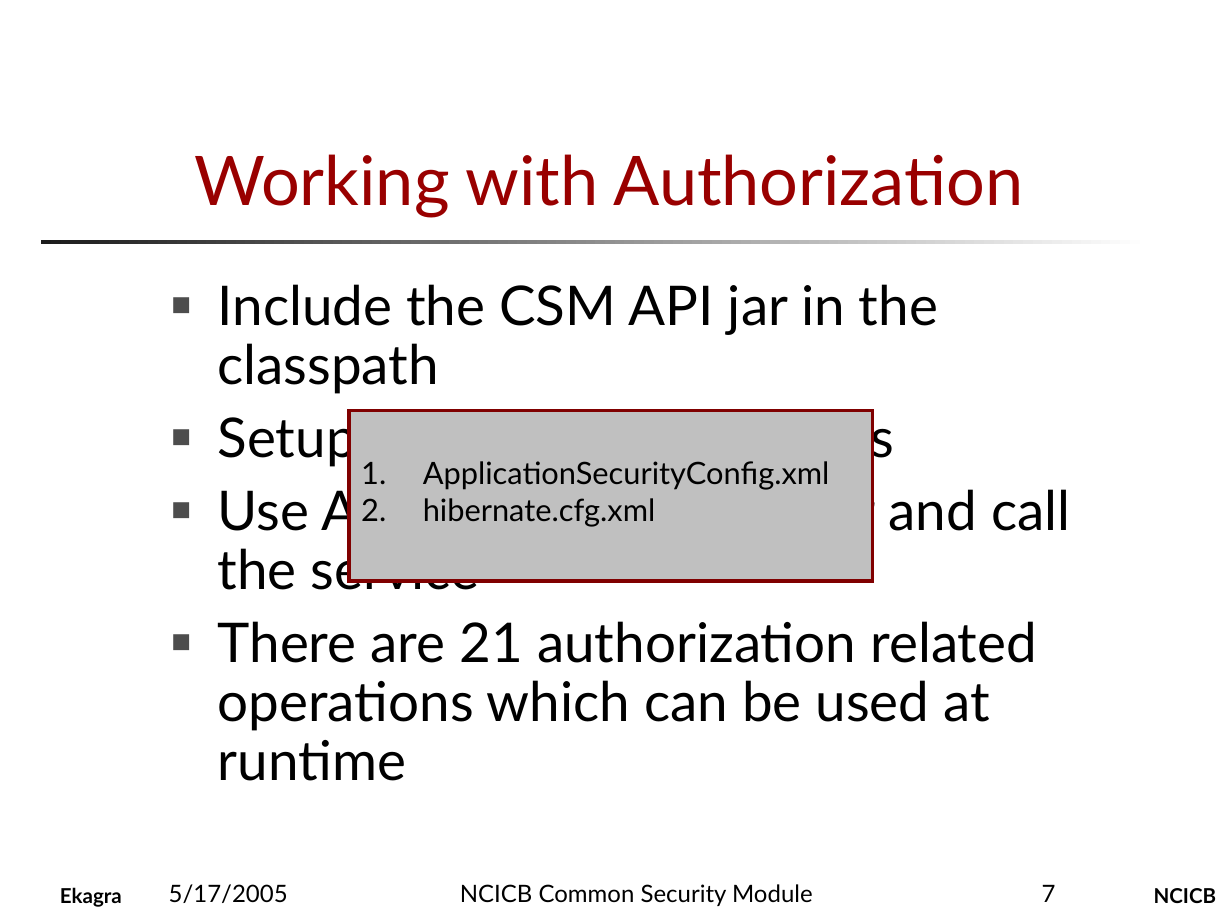
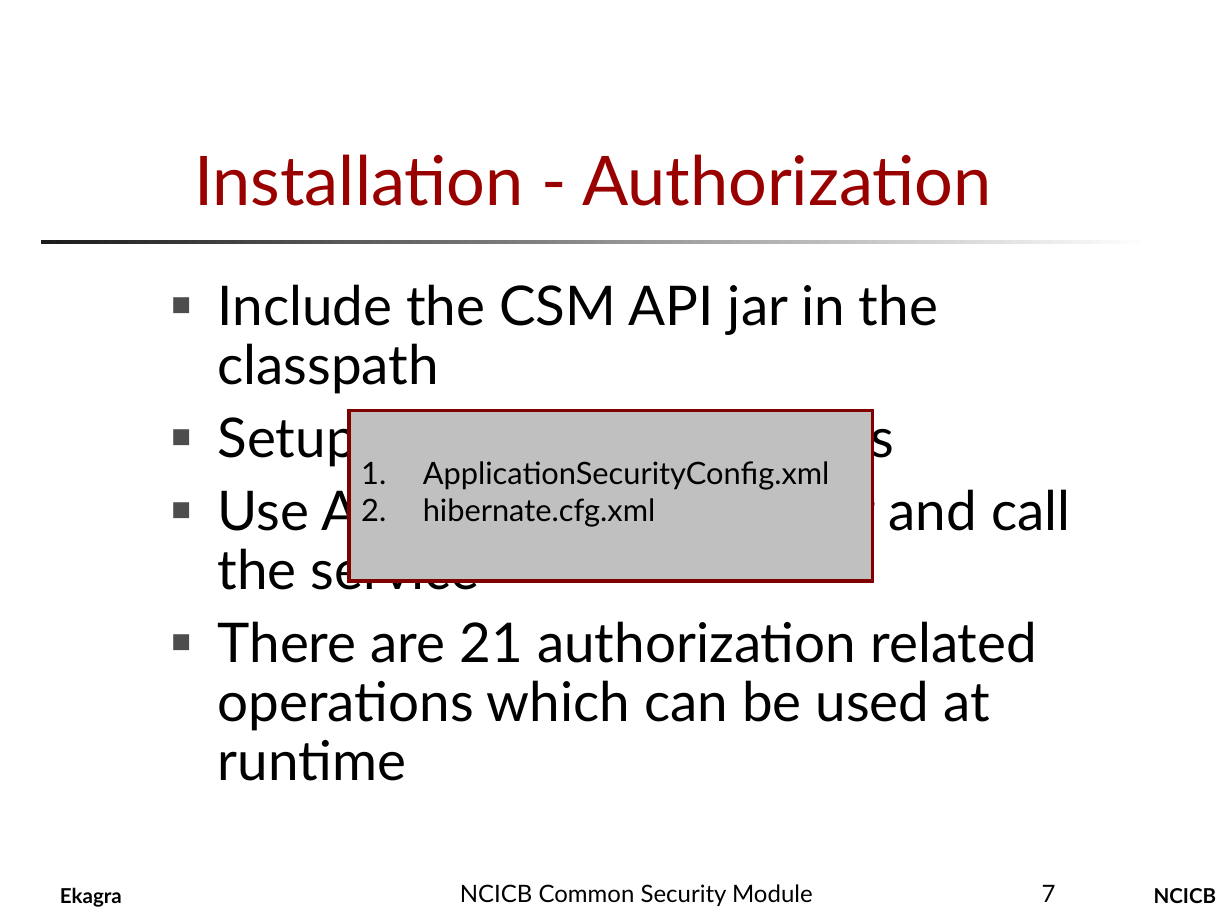
Before and after one commit to CBIIT/common-security-module-docs, a slide deck: slide 7 of Presentations/CSM_Installation_Presentation.ppt. Drawn at 1232x924 pixels with LibreOffice and Linux fonts; fonts in the diff are those of the drawing; background and template pictures are left out. Boxes give left, top, right and bottom in pixels: in the first picture for what was removed or moved away, otherwise in the second. Text is boxed around its words. In the diff, an @@ line names an element or a change of style, - is before the commit and + after.

```diff
--- a/Presentations/CSM_Installation_Presentation.ppt
+++ b/Presentations/CSM_Installation_Presentation.ppt
@@ title at [194,154,992,206]: text changed @@
-Working with Authorization
+Installation - Authorization
@@ text removed at [169,884,288,903] @@
-5/17/2005
```
Also in this commit, not shown: 8 other slides changed, 3 slides added.
